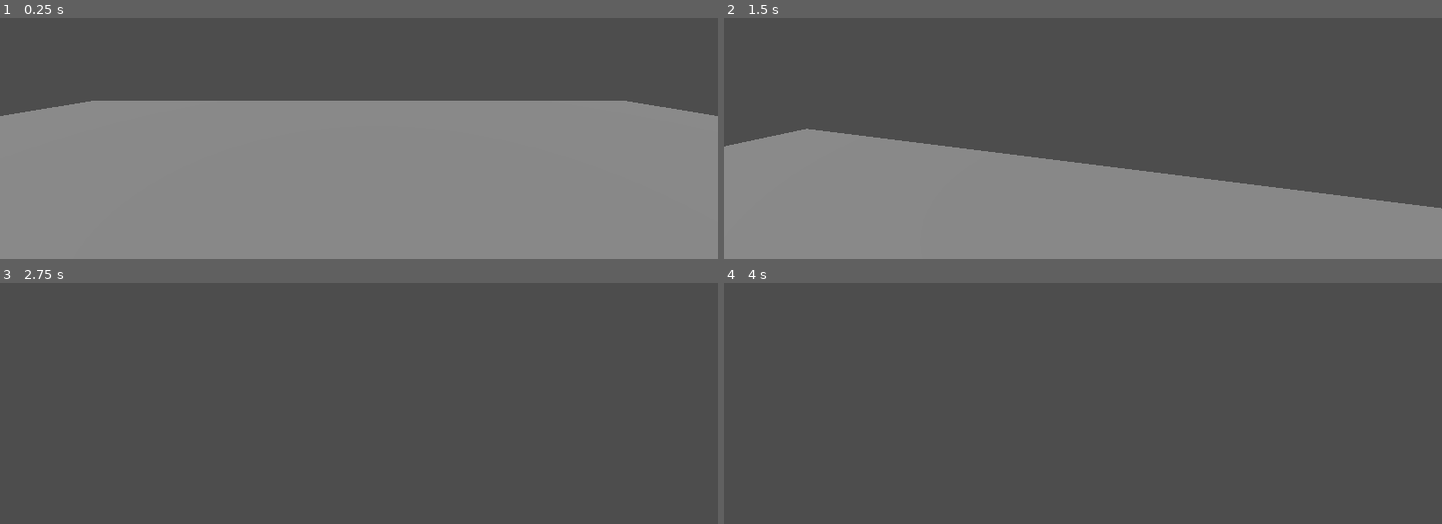
Above: before the commit, frames 1-4 (two rows, left to right).
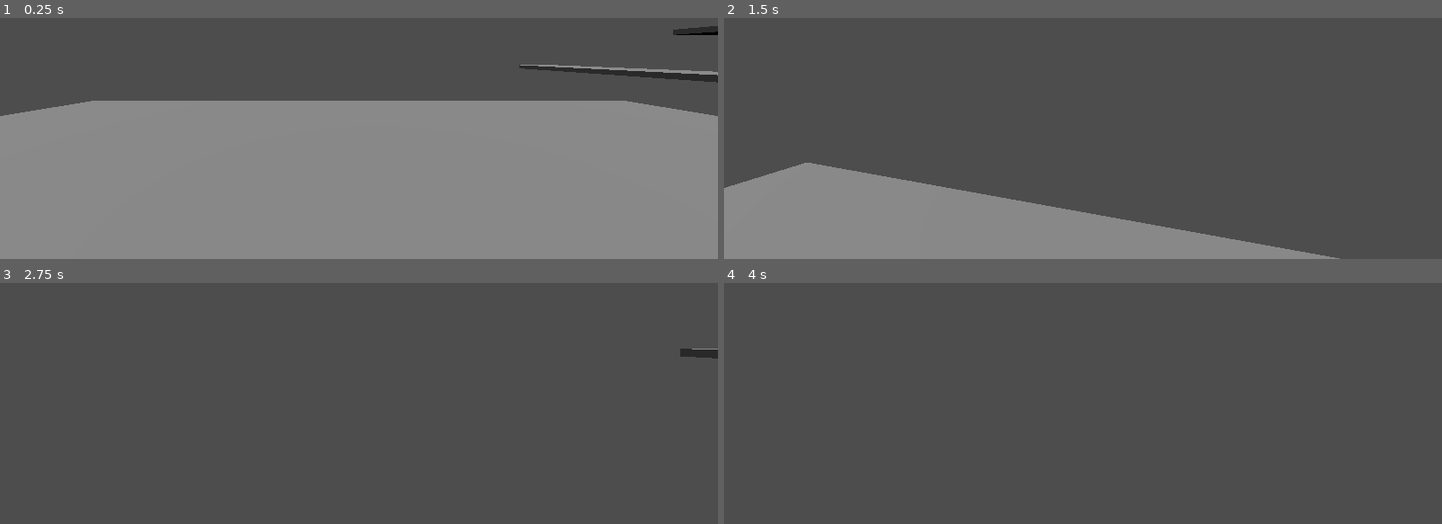
Above: after the commit, the same moments.

Repository: angelator312/jump-the-findy
Game: Godot game, scene res://test.tscn
The game is run twice, just before and just after one commit, with the same random seed, the same clock (stepped at 60 frames per second) and the same inputs.
Inputs (mouse positions are in pixels of both pictures, inside the frame that each line leads up to):
- Up to frame 1 (0.25 s): no input
- Up to frame 2 (1.5 s): tap Enter at 0.5 s; move the mouse to (1118, 56) at 0.52 s; hold Up (move_up) from 0.53 s (still down); tap Space (move_jump) at 0.77 s; move the mouse to (1047, 58) at 1.27 s
- Up to frame 3 (2.75 s): keep holding Up (move_up); tap Space (move_jump) at 1.52 s; move the mouse to (373, 314) at 2.02 s
- Up to frame 4 (4 s): keep holding Up (move_up); move the mouse to (1075, 328) at 2.77 s; tap Space (move_jump) at 3.02, 3.5, 3.77 s; move the mouse to (1133, 326) at 3.52 s

The runs differ from the first frame. In frame 1, 1.1% of the frame differs, in the area x 72-100%, y 3-27%; in frame 2, 20%, in the area x 0-100%, y 45-100%; in frame 3, 0.2%; in frame 4, nothing differs.

Commit message:
Initial platform generation

Diff:
--- /dev/null
+++ b/HemisphereRectIntersection.gd
@@ -0,0 +1,215 @@
+## Computes exact intersection percentage between a 3D hemisphere and an arbitrarily oriented rectangle.
+## Includes debug visualization tools for runtime inspection.
+class_name HemisphereRectIntersection
+extends RefCounted
+
+## Main entry point. Returns intersection as a percentage (0.0 to 100.0).
+static func calculate_intersection_percent(
+	hemi_center: Vector3, hemi_radius: float, hemi_normal: Vector3,
+	rect_corner: Vector3, rect_edge_a: Vector3, rect_edge_b: Vector3
+) -> float:
+	if hemi_radius <= 0.0 or rect_edge_a.length_squared() < 1e-10 or rect_edge_b.length_squared() < 1e-10:
+		return 0.0
+
+	var rect_normal = rect_edge_a.cross(rect_edge_b).normalized()
+	var d_plane = abs((rect_corner - hemi_center).dot(rect_normal))
+	if d_plane >= hemi_radius:
+		return 0.0
+
+	var r_circle = sqrt(max(0.0, hemi_radius * hemi_radius - d_plane * d_plane))
+	var circle_center_3d = hemi_center + ((rect_corner - hemi_center).dot(rect_normal)) * rect_normal
+
+	var w = rect_edge_a.length()
+	var h = rect_edge_b.length()
+	var u = rect_edge_a / w
+	var v = rect_normal.cross(u).normalized()
+
+	var cx = (circle_center_3d - rect_corner).dot(u)
+	var cy = (circle_center_3d - rect_corner).dot(v)
+	var circle_center_2d = Vector2(cx, cy)
+
+	var A = u.dot(hemi_normal)
+	var B = v.dot(hemi_normal)
+	var D = (rect_corner - hemi_center).dot(hemi_normal)
+
+	# FIX: Explicitly build typed array to avoid GDScript parser mismatch
+	var rect_2d: Array[Vector2] = []
+	rect_2d.append(Vector2(0.0, 0.0))
+	rect_2d.append(Vector2(w, 0.0))
+	rect_2d.append(Vector2(w, h))
+	rect_2d.append(Vector2(0.0, h))
+
+	var clipped = _clip_polygon_by_halfplane(rect_2d, A, B, D)
+	if clipped.is_empty():
+		return 0.0
+
+	var intersect_area = _circle_polygon_intersection_area(clipped, circle_center_2d, r_circle)
+	var rect_area = w * h
+	return clampf((intersect_area / rect_area) * 100.0, 0.0, 100.0)
+
+## Adds debug meshes to `parent` showing the hemisphere, rectangle, and intersection area.
+static func add_debug_visualization(
+	parent: Node3D,
+	hemi_center: Vector3, hemi_radius: float, hemi_normal: Vector3,
+	rect_corner: Vector3, rect_edge_a: Vector3, rect_edge_b: Vector3,
+	intersection_percent: float
+) -> Node3D:
+	var debug = Node3D.new()
+	debug.name = "HemisphereRectDebug"
+	parent.add_child(debug)
+
+	# 1. Hemisphere Mesh (procedural)
+	var hemi_mesh = _create_hemisphere_mesh(hemi_radius, 32)
+	var hemi_mi = MeshInstance3D.new()
+	hemi_mi.mesh = hemi_mesh
+	hemi_mi.position = hemi_center
+
+	var y_axis = hemi_normal.normalized()
+	var x_axis = Vector3(0, 1, 0).cross(y_axis)
+	if x_axis.length() < 1e-5: x_axis = Vector3(1, 0, 0)
+	x_axis = x_axis.normalized()
+	var z_axis = y_axis.cross(x_axis)
+	hemi_mi.transform.basis = Basis(x_axis, y_axis, z_axis)
+
+	var hemi_mat = StandardMaterial3D.new()
+	hemi_mat.albedo_color = Color(0.2, 0.6, 1.0, 0.25)
+	hemi_mat.transparency = BaseMaterial3D.TRANSPARENCY_ALPHA
+	hemi_mat.cull_mode = BaseMaterial3D.CULL_DISABLED
+	hemi_mi.material_override = hemi_mat
+	debug.add_child(hemi_mi)
+
+	# 2. Rectangle & Intersection Polygon via ImmediateMesh
+	var imm = ImmediateMesh.new()
+	var rect_normal = rect_edge_a.cross(rect_edge_b).normalized()
+	var w = rect_edge_a.length()
+	var h = rect_edge_b.length()
+	var u = rect_edge_a / w
+	var v = rect_normal.cross(u).normalized()
+
+	imm.surface_begin(Mesh.PRIMITIVE_LINES)
+	imm.surface_set_color(Color(1.0, 1.0, 0.2, 0.8))
+	for i in 4:
+		var c = Vector2(w * (i & 1), h * ((i >> 1) & 1))
+		var n = Vector2(w * ((i + 1) & 1), h * (((i + 1) >> 1) & 1))
+		imm.surface_add_vertex(rect_corner + c.x * u + c.y * v)
+		imm.surface_add_vertex(rect_corner + n.x * u + n.y * v)
+	imm.surface_end()
+
+	var A = u.dot(hemi_normal)
+	var B = v.dot(hemi_normal)
+	var D = (rect_corner - hemi_center).dot(hemi_normal)
+
+	var rect_2d: Array[Vector2] = []
+	rect_2d.append(Vector2(0.0, 0.0))
+	rect_2d.append(Vector2(w, 0.0))
+	rect_2d.append(Vector2(w, h))
+	rect_2d.append(Vector2(0.0, h))
+
+	var clipped = _clip_polygon_by_halfplane(rect_2d, A, B, D)
+
+	if clipped.size() >= 3:
+		imm.surface_begin(Mesh.PRIMITIVE_TRIANGLES)
+		imm.surface_set_color(Color(0.2, 0.9, 0.4, 0.65))
+		var p0 = rect_corner + clipped[0].x * u + clipped[0].y * v
+		for i in range(1, clipped.size() - 1):
+			var p1 = rect_corner + clipped[i].x * u + clipped[i].y * v
+			var p2 = rect_corner + clipped[i+1].x * u + clipped[i+1].y * v
+			imm.surface_add_vertex(p0)
+			imm.surface_add_vertex(p1)
+			imm.surface_add_vertex(p2)
+		imm.surface_end()
+
+	var imm_mat = StandardMaterial3D.new()
+	imm_mat.transparency = BaseMaterial3D.TRANSPARENCY_ALPHA
+	imm_mat.cull_mode = BaseMaterial3D.CULL_DISABLED
+	imm_mat.shading_mode = BaseMaterial3D.SHADING_MODE_UNSHADED
+
+	var imm_mi = MeshInstance3D.new()
+	imm_mi.mesh = imm
+	imm_mi.material_override = imm_mat
+	debug.add_child(imm_mi)
+
+	# 3. Percentage Label
+	var label = Label3D.new()
+	label.text = "%.1f%%" % intersection_percent
+	label.outline_size = 1
+	label.outline_modulate = Color.BLACK  # ✅ FIXED: Godot 4 uses 'outline_modulate'
+	label.font_size = 28
+	label.position = rect_corner + rect_edge_a * 0.5 + rect_edge_b * 0.5 + rect_normal * 0.3
+	debug.add_child(label)
+
+	return debug
+
+# ------------------------------------------------------------------
+# Internal Geometry Helpers
+# ------------------------------------------------------------------
+static func _clip_polygon_by_halfplane(poly: Array[Vector2], A: float, B: float, D: float) -> Array[Vector2]:
+	var output: Array[Vector2] = []
+	var n = poly.size()
+	if n == 0: return output
+	for i in range(n):
+		var curr = poly[i]
+		var prev = poly[(i - 1 + n) % n]
+		var cv = A * curr.x + B * curr.y + D
+		var pv = A * prev.x + B * prev.y + D
+		if cv >= 0.0:
+			if pv < 0.0:
+				var t = pv / (pv - cv)
+				output.append(prev + t * (curr - prev))
+			output.append(curr)
+		elif pv >= 0.0:
+			var t = pv / (pv - cv)
+			output.append(prev + t * (curr - prev))
+	return output
+
+static func _circle_polygon_intersection_area(poly: Array[Vector2], center: Vector2, r: float) -> float:
+	var area = 0.0; var r2 = r * r; var n = poly.size()
+	for i in range(n):
+		var p1 = poly[i] - center; var p2 = poly[(i + 1) % n] - center
+		var da = p1.length_squared(); var db = p2.length_squared()
+		var cross = p1.x * p2.y - p1.y * p2.x; var dot = p1.x * p2.x + p1.y * p2.y
+		if da <= r2 and db <= r2:
+			area += cross * 0.5; continue
+		var seg_len2 = (p2 - p1).length_squared()
+		if seg_len2 < 1e-12: continue
+		var t = -dot / seg_len2; var closest = p1 + t * (p2 - p1)
+		if closest.length_squared() >= r2:
+			area += 0.5 * r2 * atan2(cross, dot); continue
+		var dx = p2.x - p1.x; var dy = p2.y - p1.y
+		var Ac = dx*dx + dy*dy; var Bc = 2.0*(p1.x*dx + p1.y*dy); var Cc = p1.x*p1.x + p1.y*p1.y - r2
+		var disc = Bc*Bc - 4.0*Ac*Cc
+		if disc < 0.0: area += 0.5 * r2 * atan2(cross, dot); continue
+		var sd = sqrt(disc)
+		var t1 = (-Bc - sd) / (2.0*Ac); var t2 = (-Bc + sd) / (2.0*Ac)
+		var i1 = p1 + t1*(p2-p1); var i2 = p1 + t2*(p2-p1)
+		if t1 > t2: var tmp = i1; i1 = i2; i2 = tmp
+		area += 0.5*(p1.x*i1.y - p1.y*i1.x)
+		area += 0.5*r2*atan2(i1.x*i2.y - i1.y*i2.x, i1.x*i2.x + i1.y*i2.y)
+		area += 0.5*(i2.x*p2.y - i2.y*p2.x)
+	return abs(area)
+
+static func _create_hemisphere_mesh(radius: float, segments: int) -> Mesh:
+	var st = SurfaceTool.new()
+	st.begin(Mesh.PRIMITIVE_TRIANGLES)
+	var tau = 2.0 * PI
+	for j in range(segments):
+		for i in range(segments):
+			var t1 = float(i) / segments * tau
+			var t2 = float(i + 1) / segments * tau
+			var p1 = float(j) / segments * PI * 0.5
+			var p2 = float(j + 1) / segments * PI * 0.5
+			var v1 = Vector3(sin(p1)*cos(t1), cos(p1), sin(p1)*sin(t1)) * radius
+			var v2 = Vector3(sin(p1)*cos(t2), cos(p1), sin(p1)*sin(t2)) * radius
+			var v3 = Vector3(sin(p2)*cos(t1), cos(p2), sin(p2)*sin(t1)) * radius
+			var v4 = Vector3(sin(p2)*cos(t2), cos(p2), sin(p2)*sin(t2)) * radius
+			st.add_vertex(v1); st.add_vertex(v3); st.add_vertex(v2)
+			st.add_vertex(v2); st.add_vertex(v3); st.add_vertex(v4)
+	# Base cap
+	for i in range(segments):
+		var t1 = float(i) / segments * tau
+		var t2 = float(i + 1) / segments * tau
+		st.add_vertex(Vector3.ZERO)
+		st.add_vertex(Vector3(cos(t1), 0.0, sin(t1)) * radius)
+		st.add_vertex(Vector3(cos(t2), 0.0, sin(t2)) * radius)
+	st.generate_normals()
+	return st.commit()
--- a/PlatformManger.gd
+++ b/PlatformManger.gd
@@ -1,15 +1,100 @@
 extends Node
 
+const PLATFORM_THICKNESS = .2
+const PLATFORM_MAX_WIDHT = 10
+const PLATFORM_MAX_HEIGHT = 10
+
+# Define semisphere size and orientation
+var hemi_r = 2.0
+var hemi_n = Vector3(0, 1, 0).normalized()  # Points upward
+
+class IntersectionRect:
+	var p0: Vector3
+	var a: Vector3   # Width edge
+	var b: Vector3  # Height edge
+
+	func _init(p0: Vector3, a: Vector3, b: Vector3):
+		self.p0 = p0
+		self.a = a
+		self.b = b
+
+class PlatformPos:
+	var pos : Vector3
+	var x_size: float
+	var y_size: float
+
+	func _init(pos: Vector3, x_size: float, y_size: float) -> void:
+		self.pos = pos
+		self.x_size = x_size
+		self.y_size = y_size
+
+	func get_corners() -> Array[Vector3]:
+		return [
+			pos + Vector3(x_size/2, PLATFORM_THICKNESS/2 , y_size/2 ),
+			pos + Vector3(x_size/2, PLATFORM_THICKNESS/2, -y_size/2),
+			pos + Vector3(-x_size/2, PLATFORM_THICKNESS/2,-y_size/2),
+			pos + Vector3(-x_size/2, PLATFORM_THICKNESS/2,y_size/2),
+		]
+
+	func get_intersection_rect() -> IntersectionRect:
+		var corner = pos + Vector3(-x_size/2, PLATFORM_THICKNESS/2 , -y_size/2 );
+		return IntersectionRect.new(corner, corner + Vector3(x_size, 0, 0), corner + Vector3(0,0, y_size))
+
+	func _to_string() -> String:
+		return "PlatformPos(pos=%s, x=%s, y=%s)" % [pos, x_size, y_size]
+
+
+
+var start_platform = PlatformPos.new(Vector3(0,0,0), 20, 20)
+
+func can_jump_to_platform(position: Vector3, platform: PlatformPos) -> bool:
+	return true
+	var rect = platform.get_intersection_rect()
+	# Calculate percent of platform that's inside the sphere
+	var percent = HemisphereRectIntersection.calculate_intersection_percent(
+		position, hemi_r, hemi_n, rect.p0, rect.a, rect.b
+	)
+	return percent >= 10
+
+
 func _ready() -> void:
-	instantiate(Vector3(0,10,0),Vector3(1,.2,1));
-	instantiate(Vector3(2,1,3),Vector3(1,.2,1));
-	instantiate(Vector3(1,3,0),Vector3(1,.2,1));
-	instantiate(Vector3(0,5,0),Vector3(1,.2,1));
+	var current: PlatformPos = start_platform
+	var num_platforms = 10
+	var current_platforms = 0
+	while current_platforms < num_platforms :
+		print("Generate platform:", current_platforms)
+		var corner = current.get_corners().pick_random()
+		var w = randf_range(1, PLATFORM_MAX_WIDHT)
+		var h = randf_range(1, PLATFORM_MAX_HEIGHT)
+		var direction = (corner - current.pos).normalized().sign()
+		direction.y = 1 #1 if bool(randi() & 1)  else -1
+		var next = PlatformPos.new(
+			current.pos + Vector3(randf_range(1+ current.x_size/2, hemi_r + current.x_size/2),randf_range(1, hemi_r),randf_range(1+ current.y_size/2, hemi_r+ current.y_size/2)) * direction,
+			w, h)
+		if can_jump_to_platform(corner, next):
+			instantiate(next);
+			current = next
+			current_platforms += 1
+
+	#var hemi_c = Vector3(0, 0, 0)
+	#
+	#var rect_p0 = Vector3(-1.5, 1.2, -1.0)
+	#var rect_a  = Vector3(3.0, 0.5, 0.0)   # Width edge
+	#var rect_b  = Vector3(0.0, -0.2, 0)  # Height edge (slightly tilted)
+	#
+		## Calculate
+	#var percent = HemisphereRectIntersection.calculate_intersection_percent(
+		#hemi_c, hemi_r, hemi_n, rect_p0, rect_a, rect_b
+	#)
+	## Spawn debug visuals
+	#HemisphereRectIntersection.add_debug_visualization(
+		#get_tree().current_scene, hemi_c, hemi_r, hemi_n, rect_p0, rect_a, rect_b, percent
+	#)
 
 const PlatformScene=preload("res://platform.tscn")
 
-func instantiate(pos:Vector3,sz:Vector3)->void:
+func instantiate(pp :PlatformPos)->void:
 	var node:StaticBody3D=PlatformScene.instantiate()
 	get_tree().current_scene.add_child(node)
-	node.global_position=pos
-	node.scale=sz
+	node.global_position=pp.pos
+	node.scale = Vector3(pp.x_size, PLATFORM_THICKNESS , pp.y_size)
--- a/charecter.gd
+++ b/charecter.gd
@@ -2,7 +2,7 @@
 
 
 const SPEED = 5.0
-const JUMP_VELOCITY = 4.5
+const JUMP_VELOCITY = 6
 
 const SENSITIVITY = 0.005
 @onready var camera: Camera3D = $Pivot/Pivot2/Camera3D
Not shown, added: HemisphereRectIntersection.gd.uid
